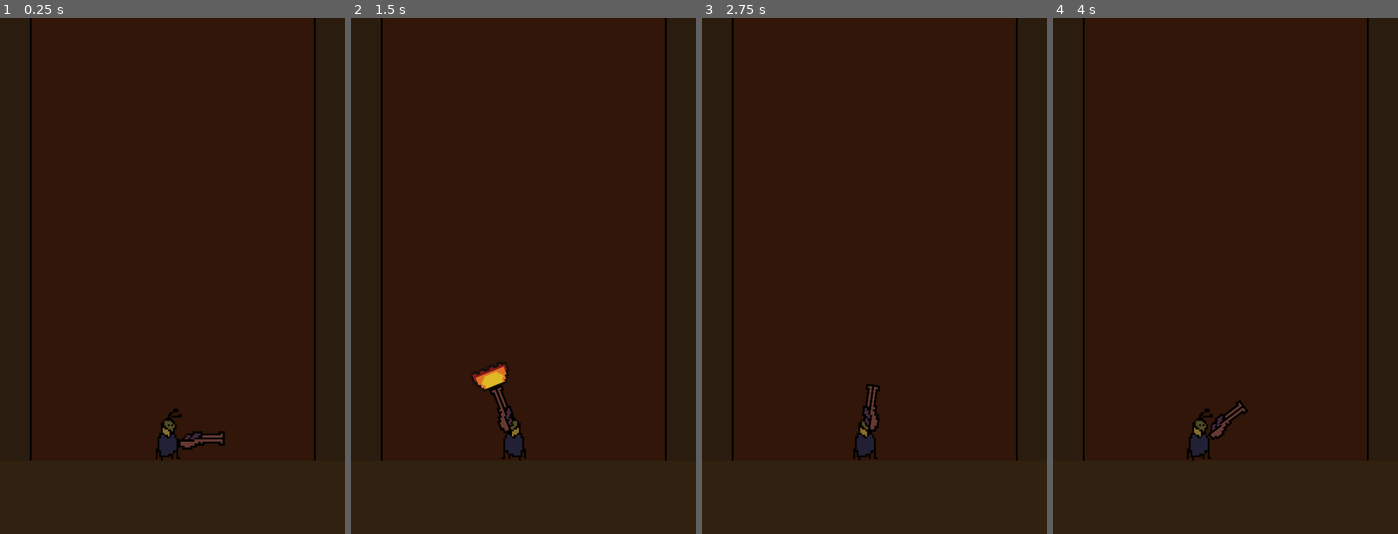
Above: before the commit, frames 1-4 (left to right).
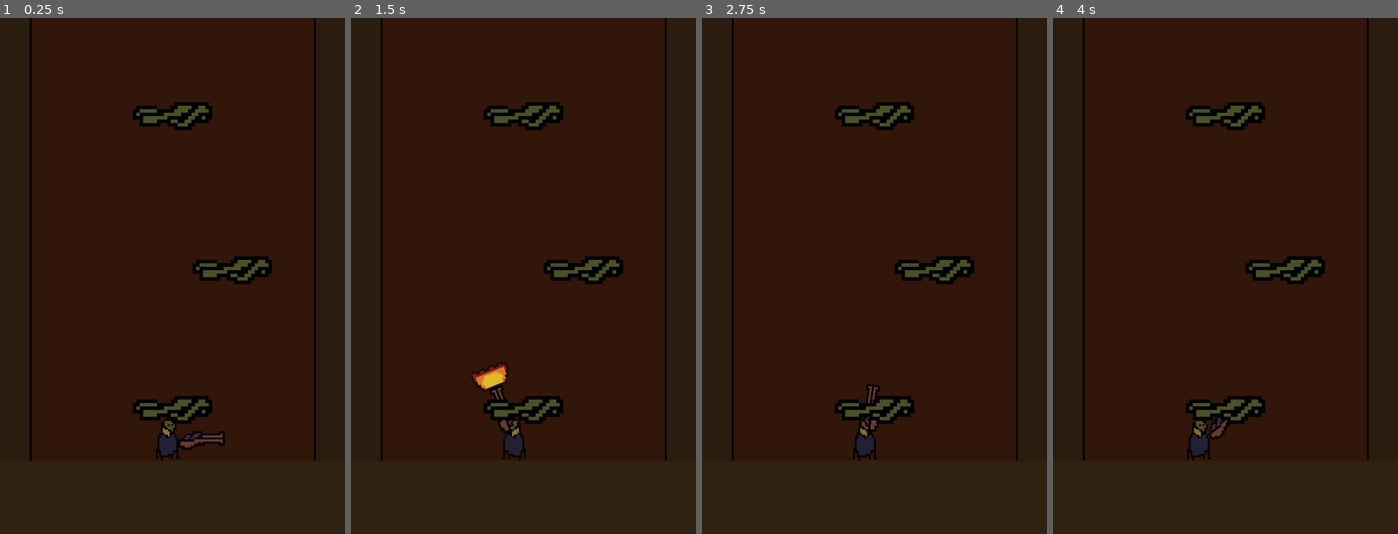
Above: after the commit, the same moments.

Repository: ottop/Shell_Jump_Go
Game: Godot game, scene res://main.tscn
Two runs of this game, one before a commit and one after it. Both use one fixed random seed, a clock stepped at 60 frames per second and the inputs below.
Inputs (mouse positions are in pixels of both pictures, inside the frame that each line leads up to):
- Up to frame 1 (0.25 s): no input
- Up to frame 2 (1.5 s): tap Enter at 0.5 s; move the mouse to (599, 250) at 0.52 s; click (599, 250) at 0.67 s; tap Space at 1.25 s; move the mouse to (454, 301) at 1.27 s; click (454, 301) at 1.42 s
- Up to frame 3 (2.75 s): tap Enter at 2 s; move the mouse to (909, 162) at 2.02 s; click (909, 162) at 2.17 s
- Up to frame 4 (4 s): tap Space at 2.75 s; move the mouse to (1208, 379) at 2.77 s; click (1208, 379) at 2.92 s; tap Enter at 3.5 s; move the mouse to (1329, 353) at 3.52 s; click (1329, 353) at 3.67 s

The runs differ from the first frame. In frame 1, 2.7% of the frame differs, in the area x 38-79%, y 16-79%; in frame 2, 2.6%; in frame 3, 2.6%; in frame 4, 2.6%.

Commit message:
Added platforms and modified the camera to not go down after going up

Diff:
--- /dev/null
+++ b/Camera.gd
@@ -0,0 +1,4 @@
+extends Camera2D
+
+func _process(delta):
+	limit_bottom = get_screen_center_position().y + get_viewport_rect().size.y / 2
--- a/character.tscn
+++ b/character.tscn
@@ -1,9 +1,10 @@
-[gd_scene load_steps=38 format=3 uid="uid://cg81kbles74dx"]
+[gd_scene load_steps=39 format=3 uid="uid://cg81kbles74dx"]
 
 [ext_resource type="Script" path="res://character.gd" id="1_bhhrg"]
 [ext_resource type="Texture2D" uid="uid://3licxpfifqb4" path="res://art/sprite.png" id="1_vj7j7"]
 [ext_resource type="Texture2D" uid="uid://devan76154aie" path="res://art/shotgun.png" id="3_0jm4b"]
 [ext_resource type="Script" path="res://Gun.gd" id="3_7iakr"]
+[ext_resource type="Script" path="res://Camera.gd" id="3_m30d8"]
 [ext_resource type="Texture2D" uid="uid://t68u58saniet" path="res://art/shotgunanimation/shotgunanimation_1.png" id="5_oem0j"]
 [ext_resource type="Texture2D" uid="uid://krybygpwsfj7" path="res://art/shotgunanimation/shotgunanimation_2.png" id="6_2c76r"]
 [ext_resource type="Texture2D" uid="uid://bqjqt018e4c21" path="res://art/shotgunanimation/shotgunanimation_3.png" id="7_d7rc4"]
@@ -157,6 +158,7 @@
 limit_left = 195
 limit_right = 531
 limit_bottom = 650
+script = ExtResource("3_m30d8")
 
 [node name="Gun" type="CharacterBody2D" parent="."]
 position = Vector2(0.5, 2)
--- a/main.tscn
+++ b/main.tscn
@@ -1,10 +1,11 @@
-[gd_scene load_steps=6 format=3 uid="uid://dr0fu7s5s6ch6"]
+[gd_scene load_steps=7 format=3 uid="uid://dr0fu7s5s6ch6"]
 
 [ext_resource type="Script" path="res://main.gd" id="1_1gbm8"]
 [ext_resource type="PackedScene" uid="uid://cg81kbles74dx" path="res://character.tscn" id="1_40b6w"]
 [ext_resource type="PackedScene" uid="uid://dl08euttbyr3b" path="res://background.tscn" id="1_878dy"]
 [ext_resource type="PackedScene" uid="uid://dagkvcyked7kc" path="res://ground.tscn" id="2_jmtls"]
 [ext_resource type="PackedScene" uid="uid://7uf1sfwpr6sl" path="res://wall.tscn" id="3_gv5en"]
+[ext_resource type="PackedScene" uid="uid://cimr5olmgtxx0" path="res://platform.tscn" id="6_tqfgu"]
 
 [node name="Main" type="Node"]
 script = ExtResource("1_1gbm8")
@@ -29,3 +30,19 @@
 
 [node name="Start" type="Marker2D" parent="."]
 position = Vector2(225, 469)
+
+[node name="Platform" parent="." instance=ExtResource("6_tqfgu")]
+position = Vector2(231, 435)
+scale = Vector2(0.6, 0.6)
+
+[node name="Platform2" parent="." instance=ExtResource("6_tqfgu")]
+position = Vector2(335, 193)
+scale = Vector2(0.6, 0.6)
+
+[node name="Platform3" parent="." instance=ExtResource("6_tqfgu")]
+position = Vector2(231, -74)
+scale = Vector2(0.6, 0.6)
+
+[node name="Platform4" parent="." instance=ExtResource("6_tqfgu")]
+position = Vector2(316, -379)
+scale = Vector2(0.6, 0.6)
--- /dev/null
+++ b/platform.tscn
@@ -0,0 +1,16 @@
+[gd_scene load_steps=3 format=3 uid="uid://cimr5olmgtxx0"]
+
+[ext_resource type="Texture2D" uid="uid://eqikyye7mt2f" path="res://art/root9.png" id="1_670j8"]
+
+[sub_resource type="RectangleShape2D" id="RectangleShape2D_jqqtd"]
+size = Vector2(248, 80)
+
+[node name="Platform" type="AnimatableBody2D"]
+
+[node name="Sprite" type="Sprite2D" parent="."]
+texture = ExtResource("1_670j8")
+
+[node name="CollisionShape2D" type="CollisionShape2D" parent="."]
+position = Vector2(9, 0)
+shape = SubResource("RectangleShape2D_jqqtd")
+one_way_collision = true
